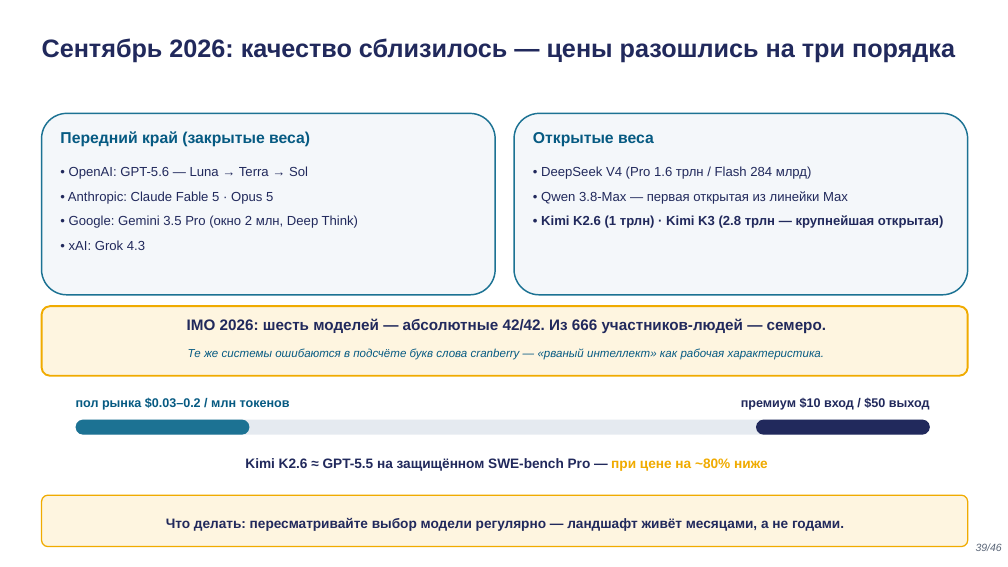
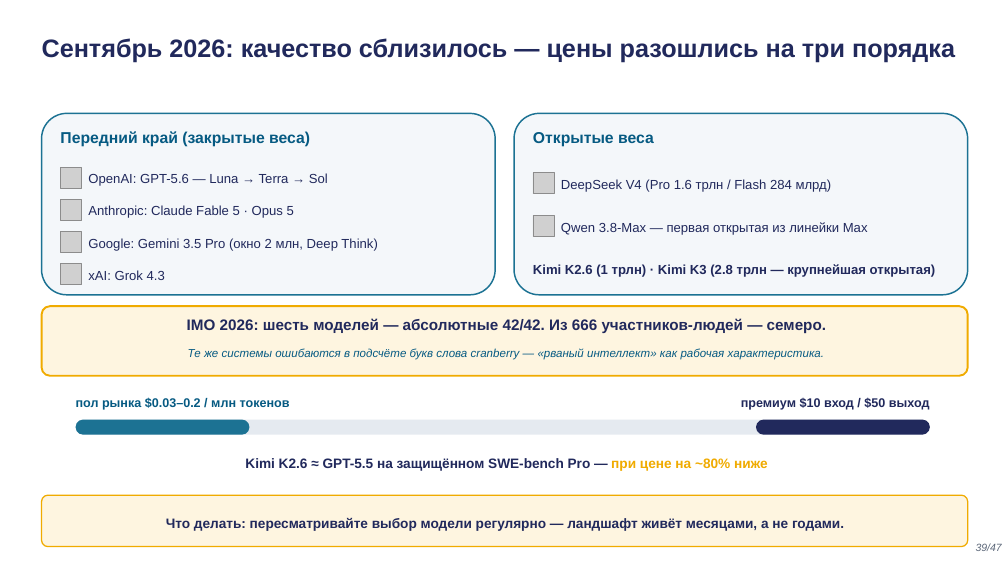
Before and after one commit to tellina-study/AI-usage-lessons, a slide deck: slide 39 of library/lectures/lec-02/rendered/lec-02.pptx. Drawn at 1008x567 pixels with LibreOffice and Linux fonts; fonts in the diff are those of the drawing; grey boxes stand for pictures. Boxes give left, top, right and bottom in pixels: in the first picture for what was removed or moved away, otherwise in the second. Text is boxed around its words. In the diff, an @@ line names an element or a change of style, - is before the commit and + after.

```diff
--- a/library/lectures/lec-02/rendered/lec-02.pptx
+++ b/library/lectures/lec-02/rendered/lec-02.pptx
@@ picture added at <box>60,167,82,188</box> @@
@@ text added at <box>88,173,328,186</box>, 12.5 pt, text #21295C @@
+OpenAI: GPT-5.6 — Luna → Terra → Sol
@@ picture added at <box>533,172,554,194</box> @@
@@ text added at <box>561,179,832,192</box>, 12.5 pt, text #21295C @@
+DeepSeek V4 (Pro 1.6 трлн / Flash 284 млрд)
@@ picture added at <box>60,200,82,221</box> @@
@@ text added at <box>88,205,294,218</box>, 12.5 pt, text #21295C @@
+Anthropic: Claude Fable 5 · Opus 5
@@ picture added at <box>60,231,82,253</box> @@
@@ text "Google: Gemini 3.5 Pro (окно ..." at <box>88,238,377,251</box>: vertical alignment top to middle @@
@@ text at <box>88,238,377,251</box>: text changed @@
-• OpenAI: GPT-5.6 — Luna → Terra → Sol
-• Anthropic: Claude Fable 5 · Opus 5
-• Google: Gemini 3.5 Pro (окно 2 млн, Deep Think)
-• xAI: Grok 4.3
+Google: Gemini 3.5 Pro (окно 2 млн, Deep Think)
@@ picture added at <box>533,216,554,237</box> @@
@@ text added at <box>561,222,868,235</box>, 12.5 pt, text #21295C @@
+Qwen 3.8-Max — первая открытая из линейки Max
@@ picture added at <box>60,264,82,285</box> @@
@@ text at <box>533,264,936,277</box>: text changed; bold on @@
-• DeepSeek V4 (Pro 1.6 трлн / Flash 284 млрд)
-• Qwen 3.8-Max — первая открытая из линейки Max
-• Kimi K2.6 (1 трлн) · Kimi K3 (2.8 трлн — крупнейшая открытая)
+Kimi K2.6 (1 трлн) · Kimi K3 (2.8 трлн — крупнейшая открытая)
@@ text "Kimi K2.6 (1 трлн) · ..." at <box>533,264,936,277</box>: vertical alignment top to middle @@
@@ text added at <box>88,270,165,280</box>, 12.5 pt, text #21295C @@
+xAI: Grok 4.3
@@ text at <box>976,543,1002,551</box>: text changed @@
-39/46
+39/47
```
Also in this commit, not shown: 45 other slides changed, 48 other files.
